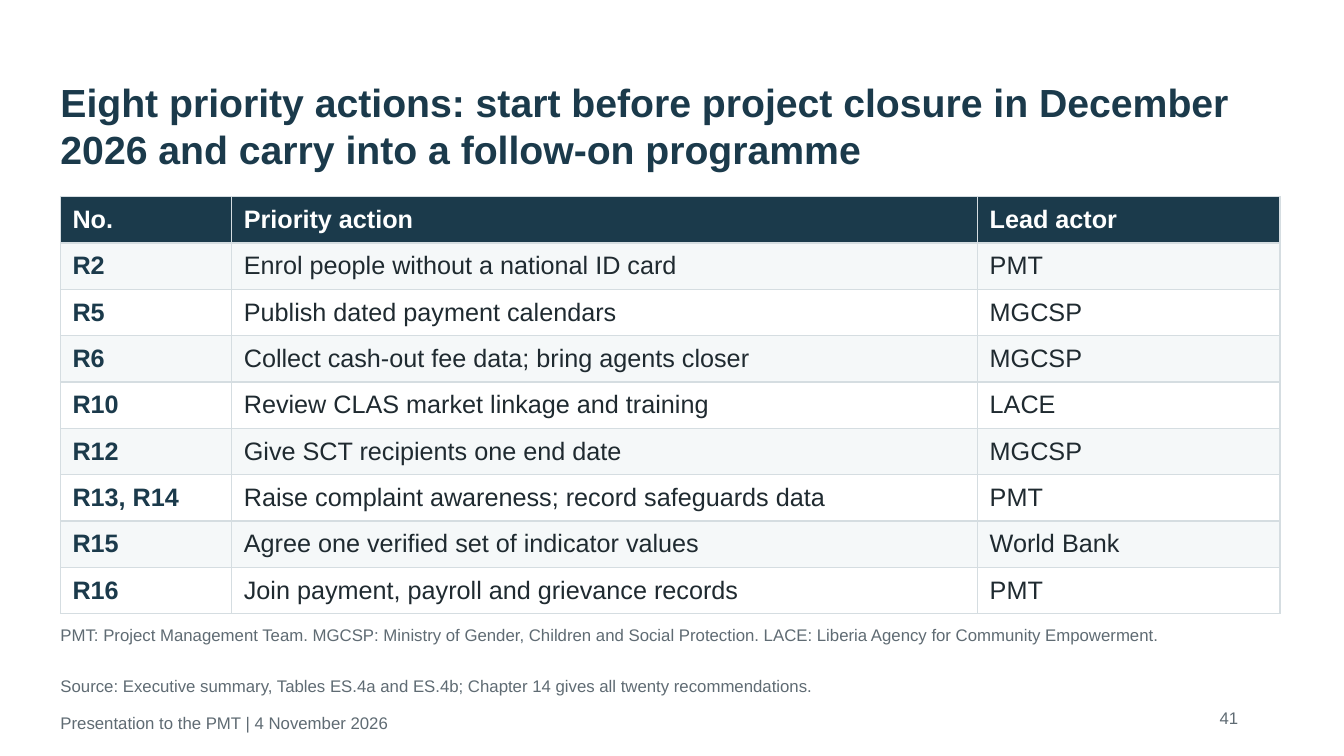
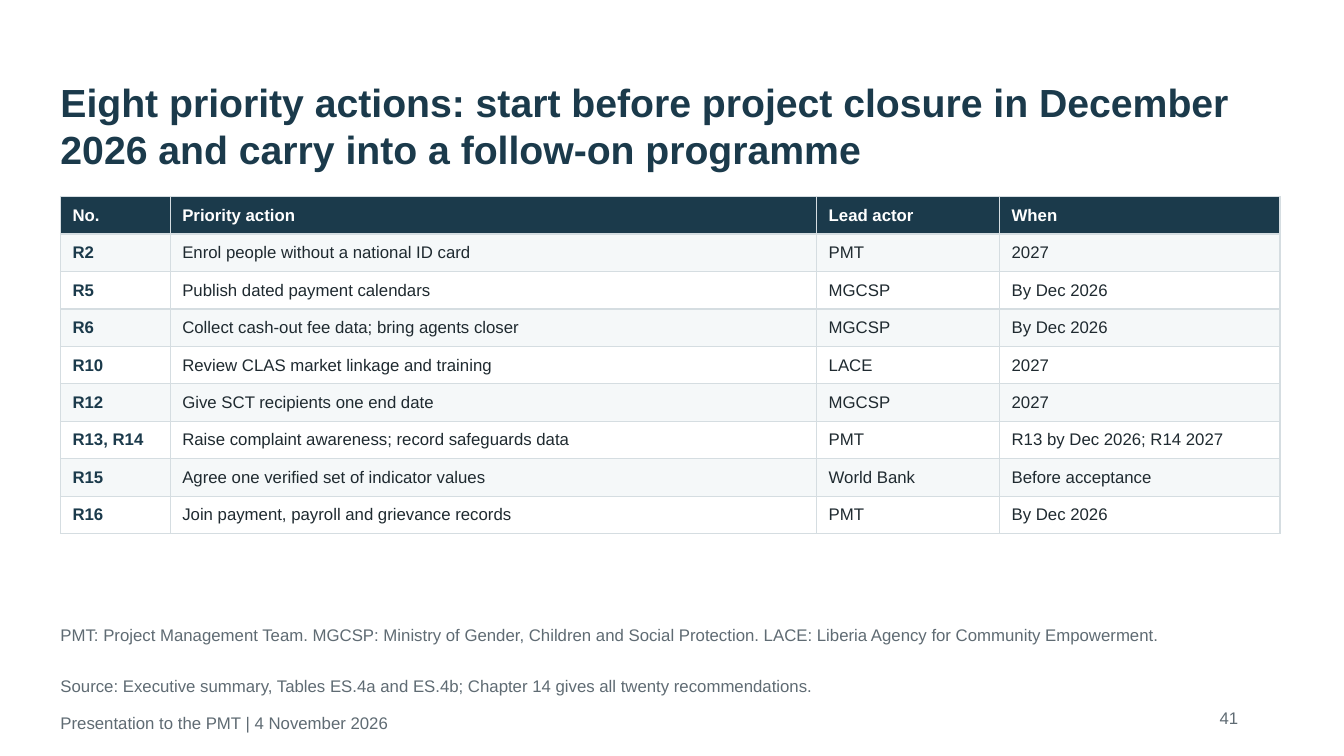
Before and after one commit to kokouekpinda/kokouekpinda, a slide deck: slide 45 of deliverables/REALISE_PMT_Presentation_v5.pptx. Drawn at 1344x756 pixels with LibreOffice and Linux fonts; fonts in the diff are those of the drawing. Boxes give left, top, right and bottom in pixels: in the first picture for what was removed or moved away, otherwise in the second. Text is boxed around its words. In the diff, an @@ line names an element or a change of style, - is before the commit and + after.

```diff
--- a/deliverables/REALISE_PMT_Presentation_v5.pptx
+++ b/deliverables/REALISE_PMT_Presentation_v5.pptx
@@ table at (60, 197, 1279, 528) @@
+column 4: When | 2027 | By Dec 2026 | By Dec 2026 | 2027 | 2027 | R13 by Dec 2026; R14 2027 | Before acceptance | By Dec 2026
```
Also in this commit, not shown: 7 other slides changed, 11 slides added, 3 slides removed, 7 other files.
